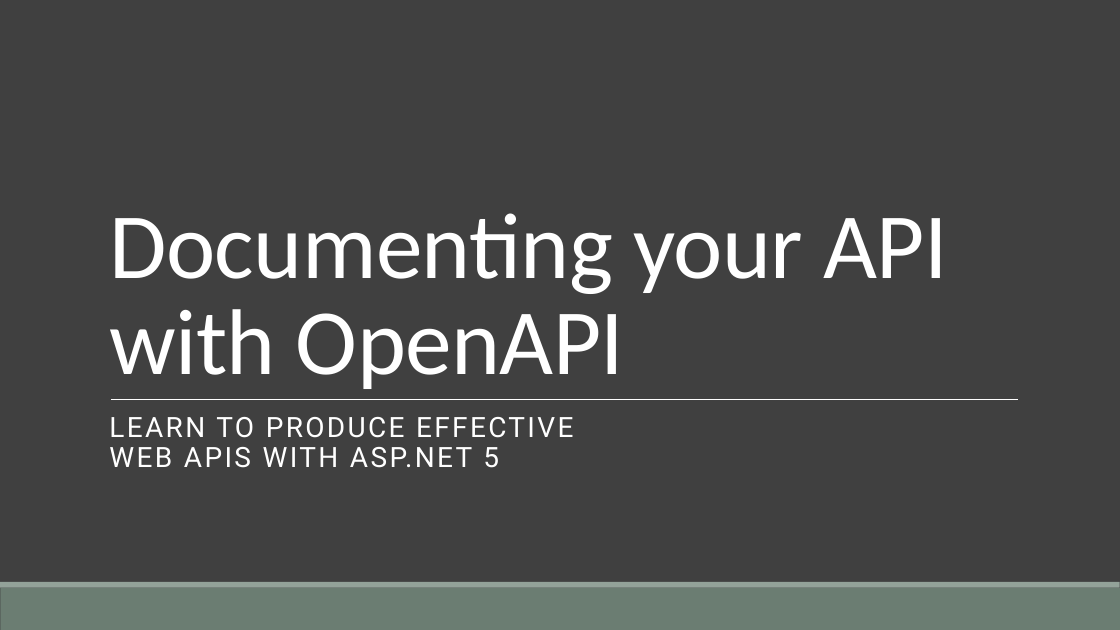
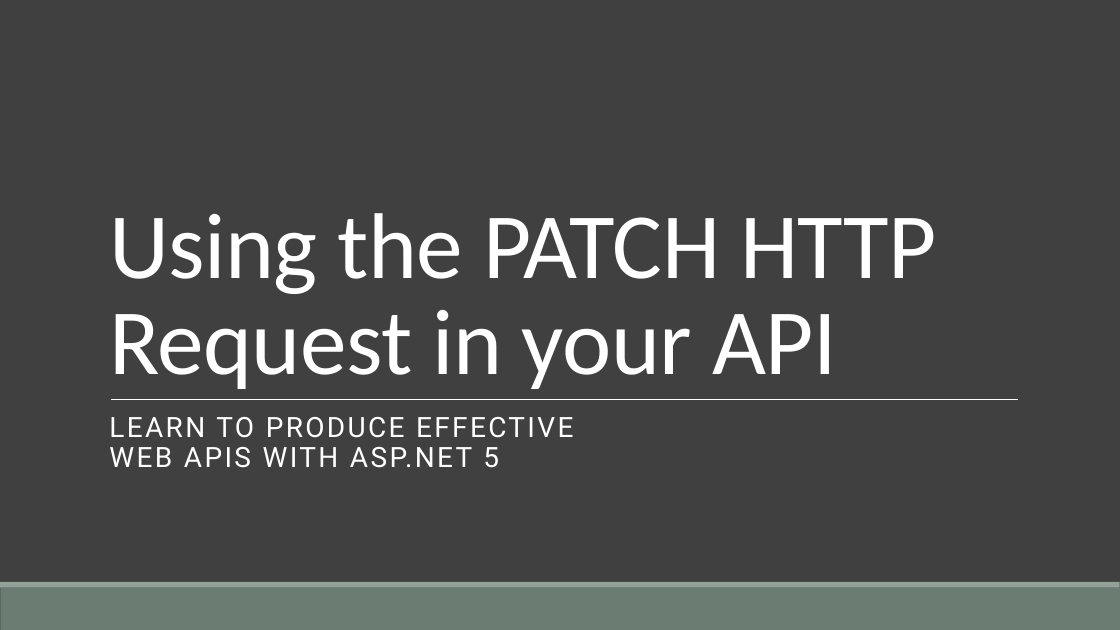
Before and after one commit to cwoodruff/aspnet-5-web-api-workshop, a slide deck: slide 2 of module-1/01-13 Using the PATCH HTTP Request in your API/01-13 Using the PATCH HTTP Request in your API.pptx. Drawn at 1120x630 pixels with LibreOffice and Linux fonts; fonts in the diff are those of the drawing; background and template pictures are left out. Boxes give left, top, right and bottom in pixels: in the first picture for what was removed or moved away, otherwise in the second. Text is boxed around its words. In the diff, an @@ line names an element or a change of style, - is before the commit and + after.

Commit message:
fixed bug in Patch verb demo

```diff
--- a/module-1/01-13 Using the PATCH HTTP Request in your API/01-13 Using the PATCH HTTP Request in your API.pptx
+++ b/module-1/01-13 Using the PATCH HTTP Request in your API/01-13 Using the PATCH HTTP Request in your API.pptx
@@ title at (x1=109, y1=213, x2=937, y2=389): text changed @@
-Documenting your API with OpenAPI
+Using the PATCH HTTP Request in your API
```
Also in this commit, not shown: 1 other file.
